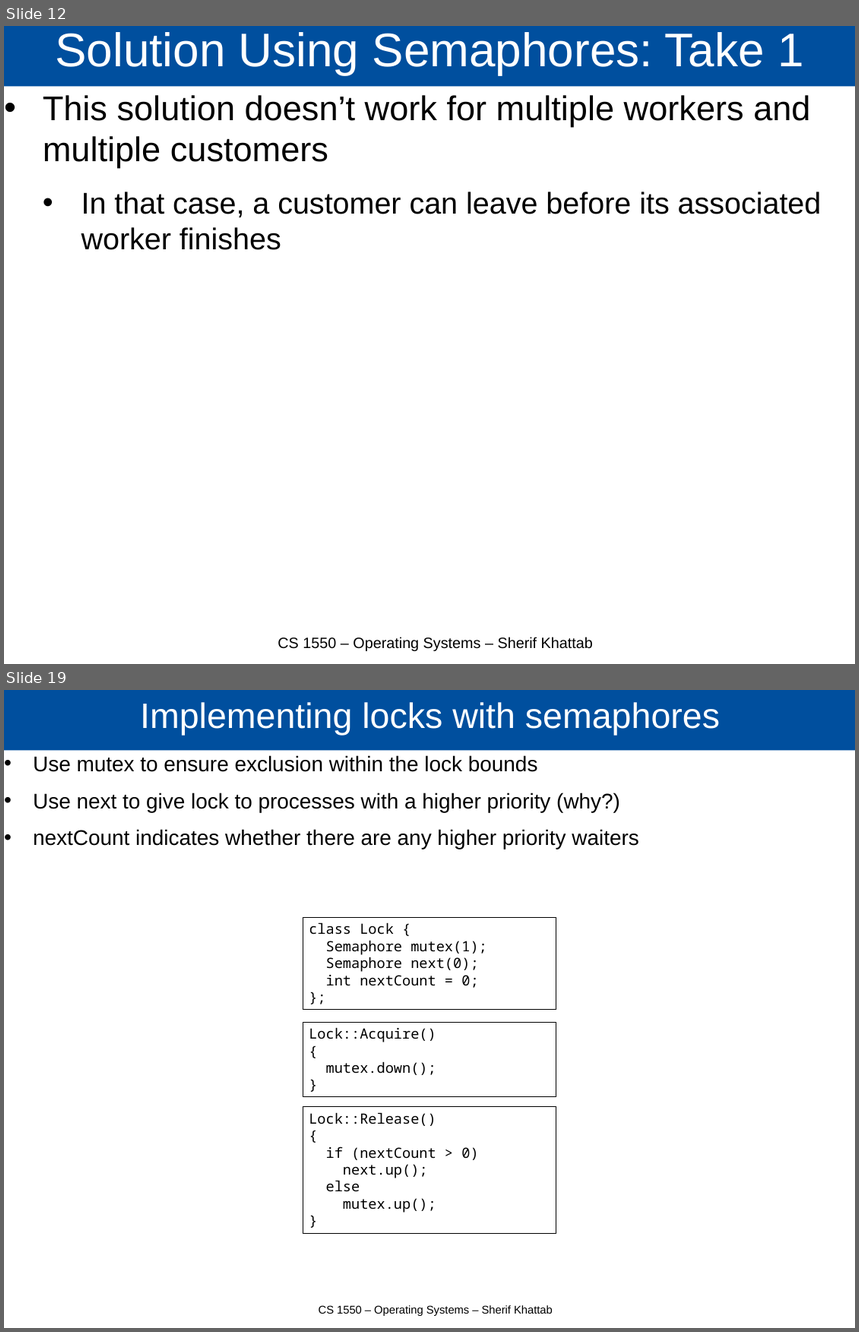
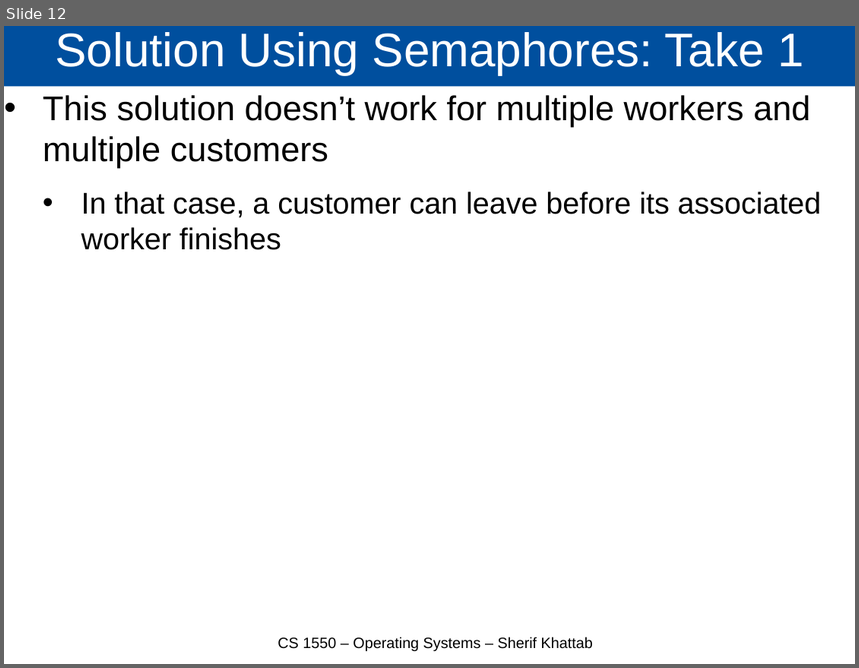
Before and after one commit to cs1550-2244/cs1550-code-handouts, a slide deck: DraftSlides/Lecture10.pptx. Shown one above the other, each under a label of ours: slides 12 and 19 before the commit, slide 12 after it; the slides between them are not shown. The pictures are 859x1332 and 859x668 pixels, drawn with LibreOffice and Linux fonts; fonts in the diff are those of the drawing. Boxes give left, top, right and bottom in pixels: in the first picture for what was removed or moved away, otherwise in the second. Text is boxed around its words. In the diff, an @@ line names an element or a change of style, - is before the commit and + after.

```diff
--- a/DraftSlides/Lecture10.pptx
+++ b/DraftSlides/Lecture10.pptx
@@ slide 19 removed at <box>4,690,855,1328</box>, background #FFFFFF @@
@@ title removed at <box>4,690,855,751</box> @@
-Implementing locks with semaphores
@@ text removed at <box>33,755,639,849</box> @@
-• Use mutex to ensure exclusion within the lock bounds
-• Use next to give lock to processes with a higher priority (why?)
-• nextCount indicates whether there are any higher priority waiters
@@ rectangle removed at <box>303,918,557,1010</box> @@
-class Lock {
-Semaphore mutex(1);
-Semaphore next(0);
-int nextCount = 0;
-};
@@ rectangle removed at <box>303,1022,557,1097</box> @@
-Lock::Acquire()
-{
-mutex.down();
-}
@@ rectangle removed at <box>303,1107,557,1233</box> @@
-Lock::Release()
-{
-if (nextCount > 0)
-next.up();
-else
-mutex.up();
-}
@@ text removed at <box>319,1306,553,1316</box> @@
-CS 1550 – Operating Systems – Sherif Khattab
```
Also in this commit, not shown: 11 other slides removed, 2 other files.
